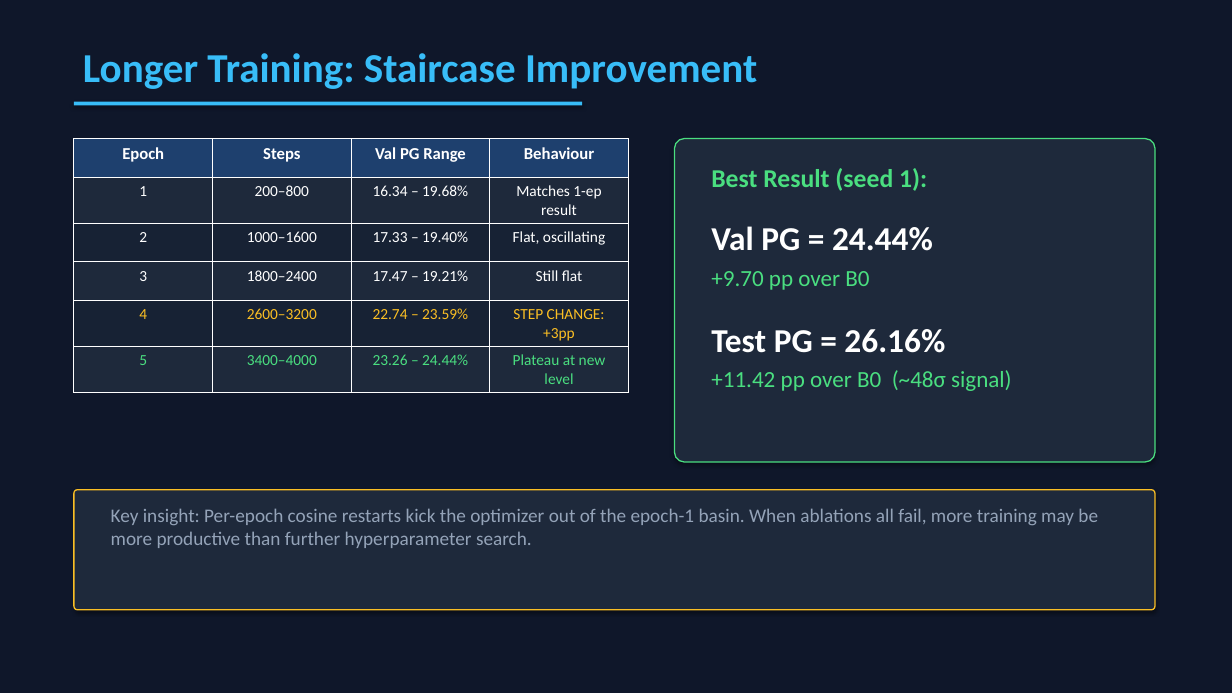
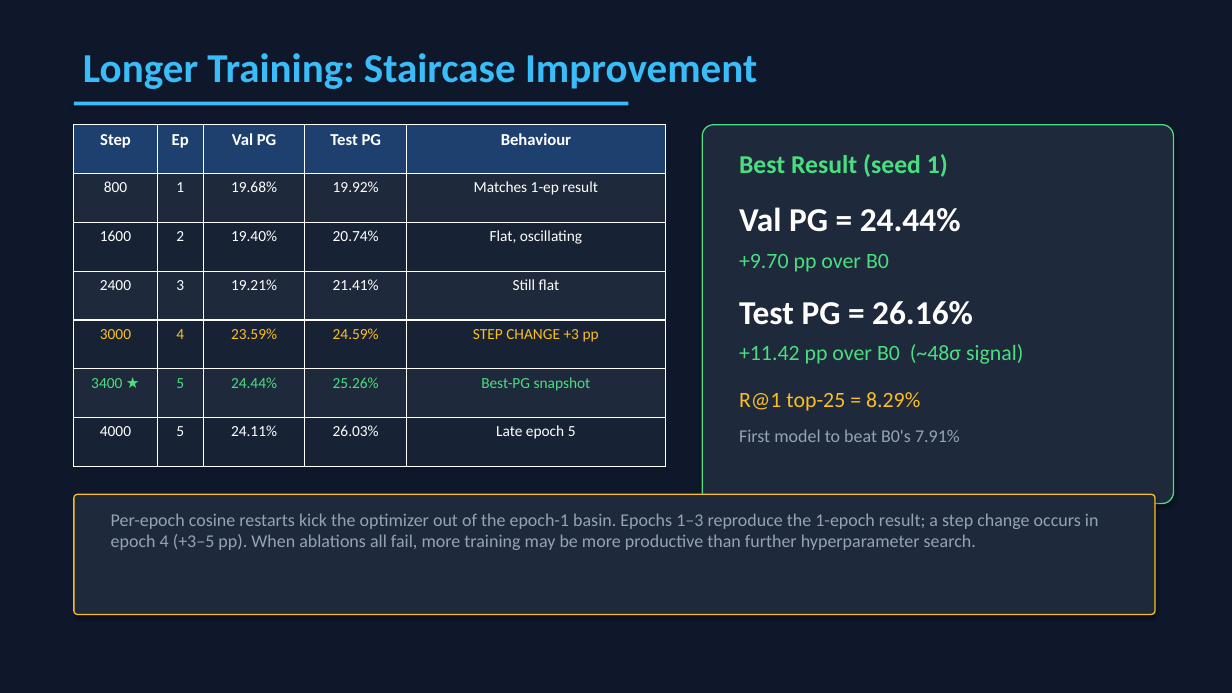
Before and after one commit to Ani0202/region-grounded, a slide deck: slide 12 of presentation/graft_presentation.pptx (slide 8 before the commit). Drawn at 1232x693 pixels with LibreOffice and Linux fonts; fonts in the diff are those of the drawing. Boxes give left, top, right and bottom in pixels: in the first picture for what was removed or moved away, otherwise in the second. Text is boxed around its words. In the diff, an @@ line names an element or a change of style, - is before the commit and + after.

```diff
--- a/presentation/graft_presentation.pptx
+++ b/presentation/graft_presentation.pptx
@@ rectangle: place and size @@
-rectangle at (74,102,582,105)
+rectangle at (74,102,628,105)
@@ table at (74,125,665,467) @@
-Epoch | Steps | Val PG Range | Behaviour
-1 | 200–800 | 16.34 – 19.68% | Matches 1-ep result
-2 | 1000–1600 | 17.33 – 19.40% | Flat, oscillating
-3 | 1800–2400 | 17.47 – 19.21% | Still flat
-4 | 2600–3200 | 22.74 – 23.59% | STEP CHANGE: +3pp
-5 | 3400–4000 | 23.26 – 24.44% | Plateau at new level
+Step | Ep | Val PG | Test PG | Behaviour
+800 | 1 | 19.68% | 19.92% | Matches 1-ep result
+1600 | 2 | 19.40% | 20.74% | Flat, oscillating
+2400 | 3 | 19.21% | 21.41% | Still flat
+3000 | 4 | 23.59% | 24.59% | STEP CHANGE +3 pp
+3400 ★ | 5 | 24.44% | 25.26% | Best-PG snapshot
+4000 | 5 | 24.11% | 26.03% | Late epoch 5
@@ table: place and size @@
-table at (74,139,628,388)
+table at (74,125,665,467)
@@ rounded rectangle: place and size @@
-rounded rectangle at (675,139,1155,462)
+rounded rectangle at (702,125,1174,504)
@@ text at (739,154,948,177): text changed @@
-Best Result (seed 1):
+Best Result (seed 1)
@@ text "Val PG = 24.44%": place and size @@
-text "Val PG = 24.44%" at (711,226,933,251)
+text "Val PG = 24.44%" at (739,207,961,232)
@@ text "+9.70 pp over B0": place and size @@
-text "+9.70 pp over B0" at (711,271,869,290)
+text "+9.70 pp over B0" at (739,254,889,272)
@@ text "+9.70 pp over B0" at (739,254,889,272): size 18 to 17 pt @@
@@ text "Test PG = 26.16%": place and size @@
-text "Test PG = 26.16%" at (711,329,945,353)
+text "Test PG = 26.16%" at (739,301,973,325)
@@ text "+11.42 pp over B0 (~48σ ..." at (739,344,1023,364): size 18 to 17 pt @@
@@ text "+11.42 pp over B0 (~48σ ...": place and size @@
-text "+11.42 pp over B0 (~48σ ..." at (711,370,1012,391)
+text "+11.42 pp over B0 (~48σ ..." at (739,344,1023,364)
@@ text added at (739,392,920,411), 17 pt, text #FBBF24 @@
+R@1 top-25 = 8.29%
@@ text added at (739,429,960,442), 14 pt, text #94A3B8 @@
+First model to beat B0's 7.91%
@@ rounded rectangle: place and size @@
-rounded rectangle at (74,490,1155,610)
+rounded rectangle at (74,494,1155,615)
@@ text at (111,513,1099,550): text changed; size 15 to 14 pt @@
-Key insight: Per-epoch cosine restarts kick the optimizer out of the epoch-1 basin. When ablations all fail, more training may be more productive than further hyperparameter search.
+Per-epoch cosine restarts kick the optimizer out of the epoch-1 basin. Epochs 1–3 reproduce the 1-epoch result; a step change occurs in epoch 4 (+3–5 pp). When ablations all fail, more training may be more productive than further hyperparameter search.
```
Also in this commit, not shown: 9 other slides changed, 6 slides added, 4 slides removed, 1 other file.
